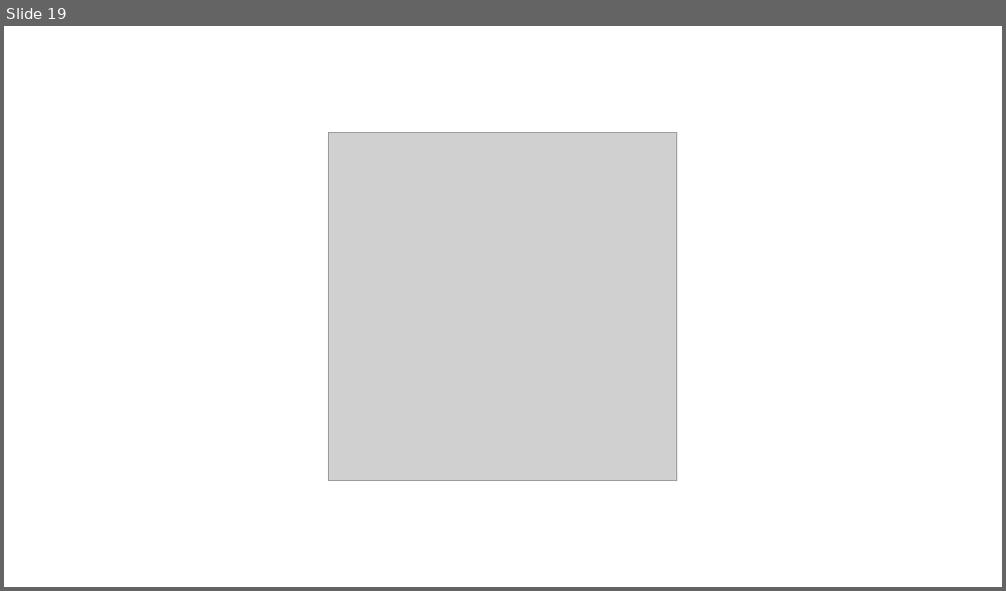
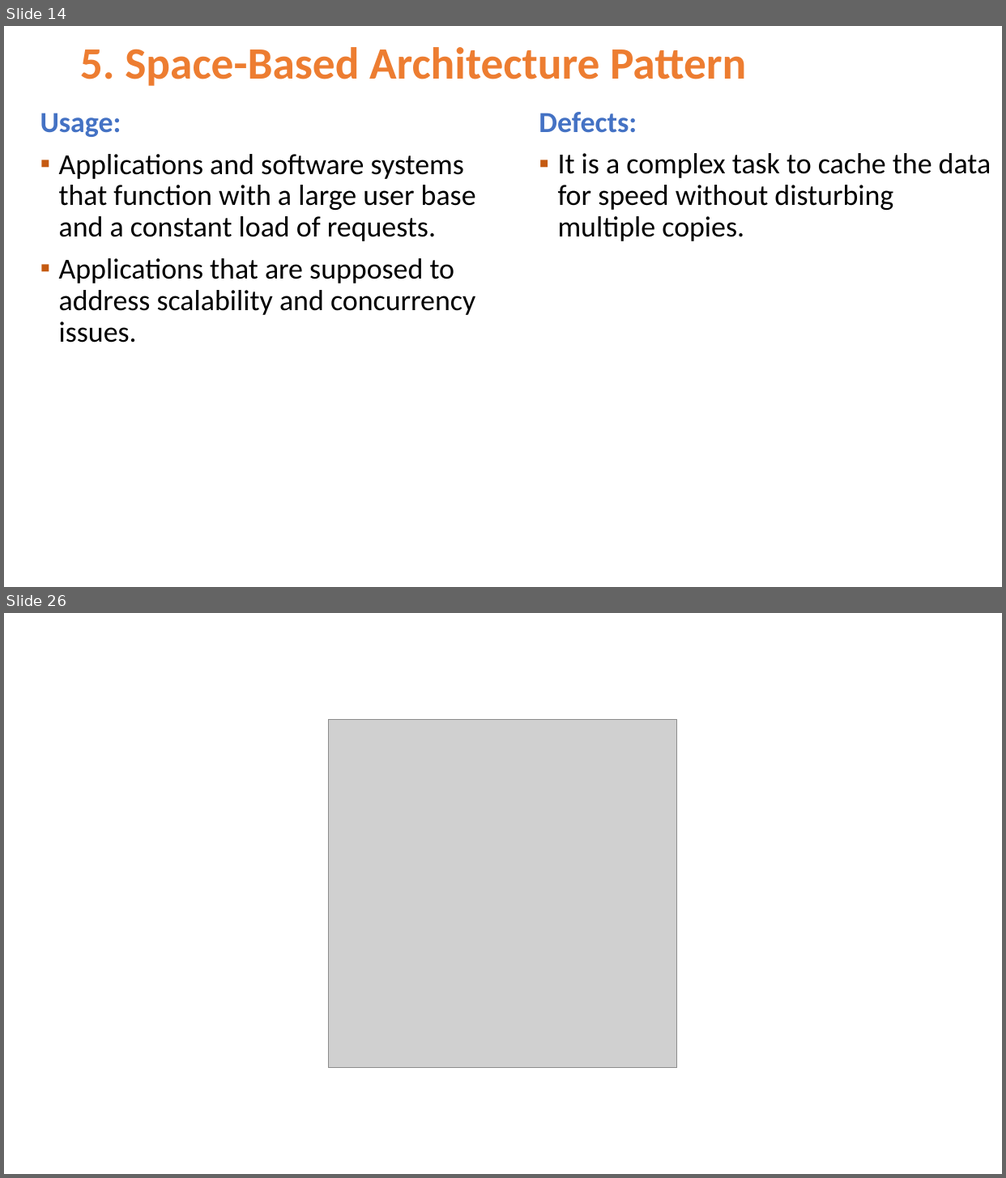
Before and after one commit to Jucer74/SoftwareArchitecture, a slide deck: Clases/04-ArchitecturalPatterns/SoftwareArchitecture-ArchitecturalPatterns.pptx. Shown one above the other, each under a label of ours: slide 19 before the commit, slides 14 and 26 after it; the slides between them are not shown. The pictures are 1006x591 and 1006x1178 pixels, drawn with LibreOffice and Linux fonts; fonts in the diff are those of the drawing; grey boxes stand for pictures; background and template pictures are left out. Boxes give left, top, right and bottom in pixels: in the first picture for what was removed or moved away, otherwise in the second. Text is boxed around its words. In the diff, an @@ line names an element or a change of style, - is before the commit and + after.

```diff
--- a/Clases/04-ArchitecturalPatterns/SoftwareArchitecture-ArchitecturalPatterns.pptx
+++ b/Clases/04-ArchitecturalPatterns/SoftwareArchitecture-ArchitecturalPatterns.pptx
@@ slide 14 added at bbox=[4, 26, 1002, 587], background #FFFFFF @@
@@ title added at bbox=[80, 47, 746, 86], 43.2 pt, text #ED7D31, bold @@
+5. Space-Based Architecture Pattern
@@ text added at bbox=[40, 113, 476, 343], 28 pt, text #000000 @@
+Usage:
+▪ Applications and software systems that function with a large user base and a constant load of requests.
+▪ Applications that are supposed to address scalability and concurrency issues.
@@ text added at bbox=[539, 112, 991, 241], 28 pt, text #000000 @@
+Defects:
+▪ It is a complex task to cache the data for speed without disturbing multiple copies.
@@ what was slide 19 is now slide 26 @@
```
Also in this commit, not shown: 2 slides changed, 22 other slides added, 16 slides removed.
